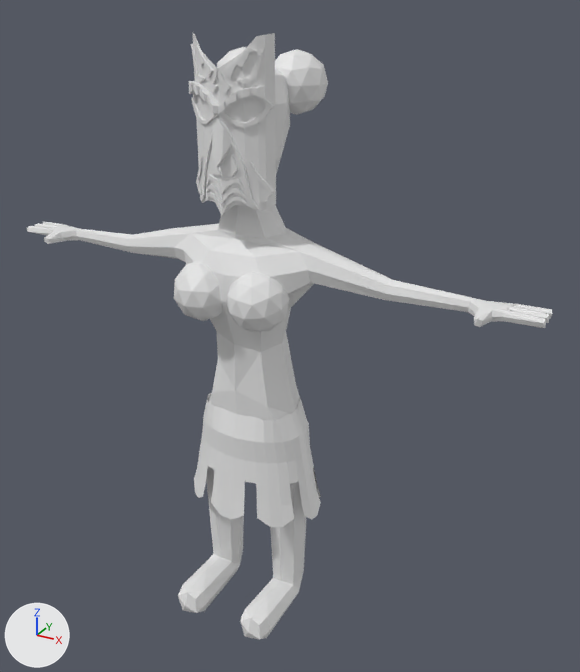
An edit to the FBX model game/res/models/Baba.fbx, drawn before and after from the same camera.
The view is the same before and after, from a 50 mm camera at (1.92, -3.11, 3.17) aimed at (0.16, 0.08, 1.57). The lights are fixed; the arrows at lower left show +X, +Y and +Z. The older version comes first. Vertices at exactly the same position are counted once.
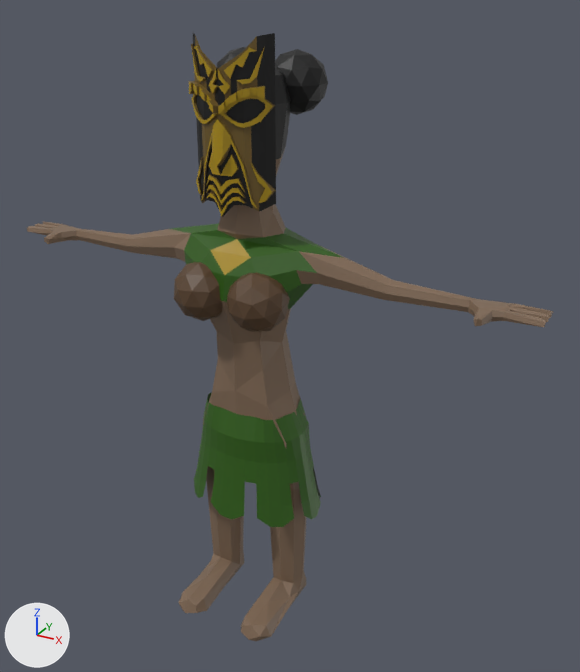
Location of each change, [x1, y1, x2, y2] in pixels of the pictures (580 x 672 px; the box of a moved part takes in the faces that stretch with it):
'Plane', reshaped: before [27, 64, 553, 639]; after [27, 64, 553, 641]
'Cylinder', recoloured (white to dark green): [194, 393, 321, 527] in both
'Icosphere.001', recoloured (white to brown): [174, 262, 290, 332] in both
'Icosphere', recoloured (white to black): [217, 47, 328, 115] in both
part 1 of me_plane, moved or reshaped: before [210, 64, 553, 639]; after [210, 64, 553, 641]
part 2 of me_plane, recoloured: before [27, 205, 513, 632]; after [27, 204, 513, 639]
part 3 of me_plane, recoloured (white to dark green): [172, 224, 236, 301] in both
part 4 of me_plane, recoloured: [218, 66, 287, 159] in both
part 5 of me_plane_001, recoloured (white to brown): [189, 36, 276, 217] in both
part 6 of me_plane_001, recoloured (white to yellow): [189, 46, 273, 216] in both
part 7 of me_plane_001, recoloured (white to black): [196, 106, 276, 216] in both
part 8 of me_plane_001, recoloured (white to black): [193, 33, 275, 123] in both

What the commit changed:
Material 'Hair' (mat_hair) is new.
Its base color is (0.0, 0.0, 0.0) (black #000000).
Material 'Black' (mat_black) is new.
Its base color is (0.0, 0.0, 0.0) (black #000000).
Material 'Wood' (mat_wood) is new.
Its base color is (0.15, 0.0931, 0.0164) (brown #6c5623).
Material 'Details' (mat_details) is new.
Its base color is (0.399, 0.257, 0.000493) (yellow #a98b02).
Material 'Skin' (mat_skin) is new.
Its base color is (0.214, 0.139, 0.0881) (brown #7f6854).
Material 'Skirt' (mat_skirt) is new.
Its base color is (0.0262, 0.107, 0.00335) (dark green #2d5c0b).
Material 'Coconut' (mat_coconut) is new.
Its base color is (0.0994, 0.0527, 0.0236) (brown #59412a).
me_plane_001 has 525 vertices, 512 faces and spans x -0.204..0.204, y -0.266..-0.113, z 2.231..2.985.
me_plane_001 is used by ob_plane_001; location (0.0, 0.0, 0.0).
me_plane_001 part 5: 312 of the faces centred in x -0.19..0.19, y -0.247..-0.142, z 2.245..2.943 switch from no material to mat_wood (brown #6c5623).
me_plane_001 part 6: 116 of the faces centred in x -0.184..0.184, y -0.257..-0.158, z 2.267..2.923 switch from no material to mat_details (yellow #a98b02).
me_plane_001 part 7: 51 of the faces centred in x -0.187..0.188, y -0.23..-0.133, z 2.257..2.551 switch from no material to mat_black (black #000000).
me_plane_001 part 8: 33 of the faces centred in x -0.187..0.188, y -0.238..-0.133, z 2.674..2.936 switch from no material to mat_black (black #000000).
me_plane is used by ob_plane; location (0.0, 0.0, 0.0).
me_plane had 323 vertices, 483 faces and spanned x -1.39..1.39, y -0.43..0.2, z 0.02..2.86.
me_plane now has 345 vertices, 506 faces and spans x -1.39..1.39, y -0.43..0.19, z 0.02..2.86.
Part 1, on me_plane:
63 vertices are removed from x 0.0..1.39, y -0.41..0.2, z 0.05..2.85.
222 faces are deleted.
10 vertices in x -0.29..0.2, y -0.43..-0.11, z 0.11..0.2 move by (0.0, 0.0, -0.05).
3 vertices in x -0.26..0.2, y -0.41..-0.4, z 0.14..0.18 move by (0.0, 0.0, -0.04).
3 vertices in x -0.2..0.2, y -0.01..0.03, z 0.07..0.08 move by (0.0, 0.08, 0.0).
3 vertices in x -0.26..0.2, y -0.06..-0.05, z 0.03..0.05 move by (0.0, 0.15, 0.0).
17 vertices move from x -0.26..1.39, y -0.41..0.16, z 0.05..2.22 to x -0.26..1.39, y -0.41..0.16, z 0.05..2.23.
85 vertices are added at x 0.0..1.39, y -0.41..0.19, z 0.05..2.85.
197 new faces join them, mat_skin (brown #7f6854).
18 new faces join them, mat_skirt (dark green #2d5c0b).
26 new faces join them, mat_hair (black #000000).
4 new faces join them, mat_details (yellow #a98b02).
me_plane part 2: 233 faces spanning x -1.39..1.25, y -0.43..0.18, z 0.02..2.82 switch from no material to mat_skin (brown #7f6854).
me_plane part 3: 19 faces spanning x -0.48..0.34, y -0.25..0.17, z 1.77..2.12 switch from no material to mat_skirt (dark green #2d5c0b).
me_plane part 4: 10 faces spanning x -0.2..0.2, y -0.17..0.13, z 2.45..2.86 switch from no material to mat_hair (black #000000).
me_plane gains material mat_details (yellow #a98b02).
me_icosphere_002 has 84 vertices, 160 faces and spans x -0.273..0.273, y 0.048..0.329, z 2.622..2.904.
me_icosphere_002 gains material mat_hair (black #000000).
me_icosphere has 70 vertices, 116 faces and spans x -0.29..0.29, y -0.335..-0.094, z 1.706..1.989.
me_icosphere gains material mat_coconut (brown #59412a).
me_cylinder has 192 vertices, 143 faces and spans x -0.372..0.372, y -0.248..0.248, z 0.627..1.211.
me_cylinder gains material mat_skirt (dark green #2d5c0b).
